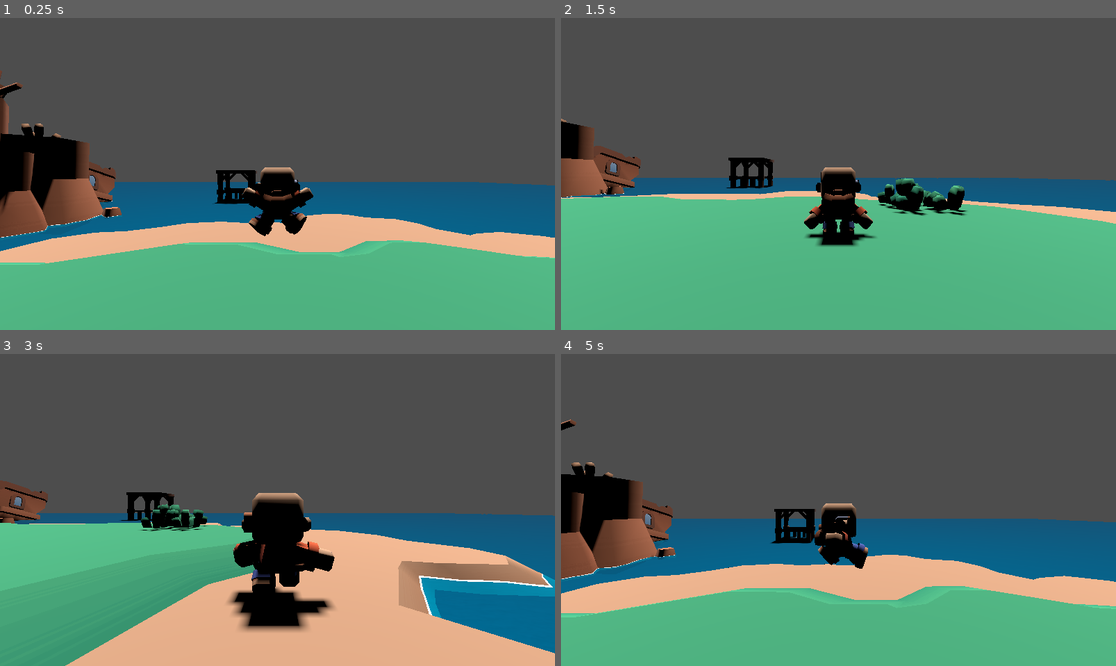
Above: before the commit, frames 1-4 (two rows, left to right).
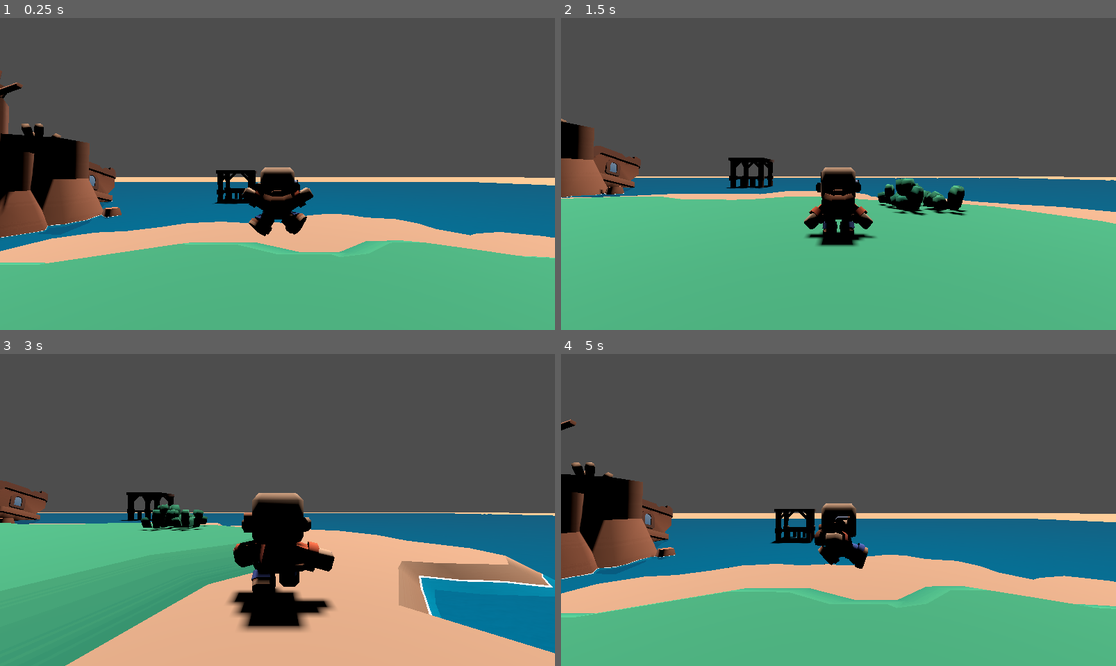
Above: after the commit, the same moments.

Repository: shionn/Tortuga2
Game: Godot game, scene res://test.tscn
The game is run twice, just before and just after one commit, with the same random seed, the same clock (stepped at 60 frames per second) and the same inputs.
Inputs (mouse positions are in pixels of both pictures, inside the frame that each line leads up to):
- Up to frame 1 (0.25 s): no input
- Up to frame 2 (1.5 s): tap Enter (ui_accept) at 0.5, 0.77 s; move the mouse to (960, 158) at 0.52 s; hold Right (ui_right) 0.53-1.28 s; tap B (control_boat) at 0.6 s; click (960, 158) at 0.67 s; move the mouse to (727, 189) at 1.27 s; hold Down (ui_down) from 1.28 s (still down); right-click (727, 189) at 1.35 s
- Up to frame 3 (3 s): tap Enter (ui_accept) at 1.52 s; move the mouse to (333, 441) at 2.02 s; release Down (ui_down) at 2.03 s; hold Right (ui_right) 2.03-2.78 s; tap B (control_boat) at 2.1 s; move the mouse to (249, 572) at 2.77 s; hold Up (ui_up) from 2.78 s (still down); right-click (249, 572) at 2.85 s; click (249, 572) at 2.92 s
- Up to frame 4 (5 s): tap Enter (ui_accept) at 3.02, 3.77, 4.52 s; move the mouse to (1005, 556) at 3.52 s; release Up (ui_up) at 3.53 s; hold Left (ui_left) from 3.53 s (still down); tap B (control_boat) at 3.6 s; move the mouse to (672, 463) at 4.27 s; right-click (672, 463) at 4.35 s

The runs differ from the first frame. In frame 1, 1.1% of the frame differs, in the area x 20-100%, y 51-54%; in frame 2, 0.4%; in frame 3, 0.2%; in frame 4, 1.3%, in the area x 19-100%, y 51-54%.

Commit message:
des truc

Diff:
--- a/test.tscn
+++ b/test.tscn
@@ -11,6 +11,14 @@
 [ext_resource type="PackedScene" uid="uid://b64bffoiqdexy" path="res://assets/pirate/structure-platform-dock-small.glb" id="10_4uo0j"]
 [ext_resource type="PackedScene" uid="uid://dac1cbndt3704" path="res://bateau.tscn" id="11_5tkv4"]
 [ext_resource type="PackedScene" uid="uid://bx7xynpbusro6" path="res://player.tscn" id="11_77dp3"]
+[ext_resource type="Texture2D" uid="uid://dkbvuj0x8xueg" path="res://assets/sand.png" id="12_5tkv4"]
+
+[sub_resource type="QuadMesh" id="QuadMesh_5tkv4"]
+size = Vector2(1000, 1000)
+orientation = 1
+
+[sub_resource type="StandardMaterial3D" id="StandardMaterial3D_0m0f1"]
+albedo_texture = ExtResource("12_5tkv4")
 
 [node name="Node3D" type="Node3D"]
 
@@ -77,3 +85,12 @@
 
 [node name="Bateau" parent="." instance=ExtResource("11_5tkv4")]
 transform = Transform3D(0.49999997, 0, 0.86602545, 0, 1, 0, -0.86602545, 0, 0.49999997, -2.4, 0, 8.099999)
+
+[node name="ground" type="Node3D" parent="."]
+transform = Transform3D(1, 0, 0, 0, 1, 0, 0, 0, 1, 0, -5, 0)
+
+[node name="MeshInstance3D" type="MeshInstance3D" parent="ground"]
+cast_shadow = 0
+lod_bias = 0.001
+mesh = SubResource("QuadMesh_5tkv4")
+surface_material_override/0 = SubResource("StandardMaterial3D_0m0f1")
--- a/water/WaterPlane.gd
+++ b/water/WaterPlane.gd
@@ -6,4 +6,5 @@
 	if material:
 		# When changing between ortho/perspective, the far value changes
 		# We must adjust our edge threshold to reflect this, or the shader will not work well
-		material.set_shader_parameter("edge_scale", 0.5 if perspective else 0.00001);
+		material.set_shader_parameter("edge_scale", 0.5);
+		#material.set_shader_parameter("")
Not shown, added: assets/platformer/License.txt
Binary file added: assets/platformer/bed.glb
Not shown, added: assets/platformer/bed.glb.import
Binary file added: assets/platformer/bed_floor.glb
Not shown, added: assets/platformer/bed_floor.glb.import
Binary file added: assets/platformer/bridge_center_stone.glb
Not shown, added: assets/platformer/bridge_center_stone.glb.import
Binary file added: assets/platformer/bridge_center_stoneRound.glb
Not shown, added: assets/platformer/bridge_center_stoneRound.glb.import
Binary file added: assets/platformer/bridge_center_wood.glb
Not shown, added: assets/platformer/bridge_center_wood.glb.import
Binary file added: assets/platformer/bridge_center_woodRound.glb
(and 650 more such lines)
